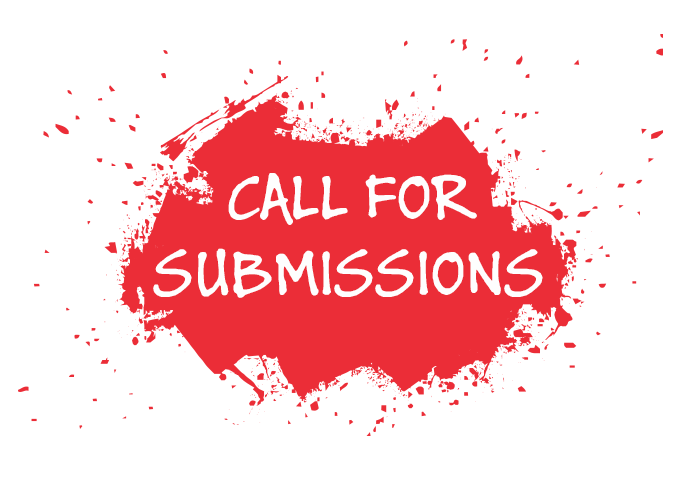
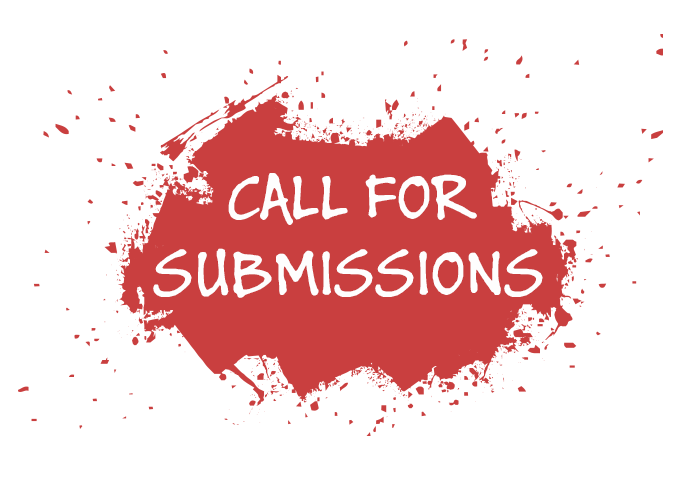
Two versions of the same layered image (700x500). Layer-by-layer changes:
painted on "Shape 1" over [103, 76, 597, 425]
painted on "letter splat copy 2" over [18, 34, 663, 436]
